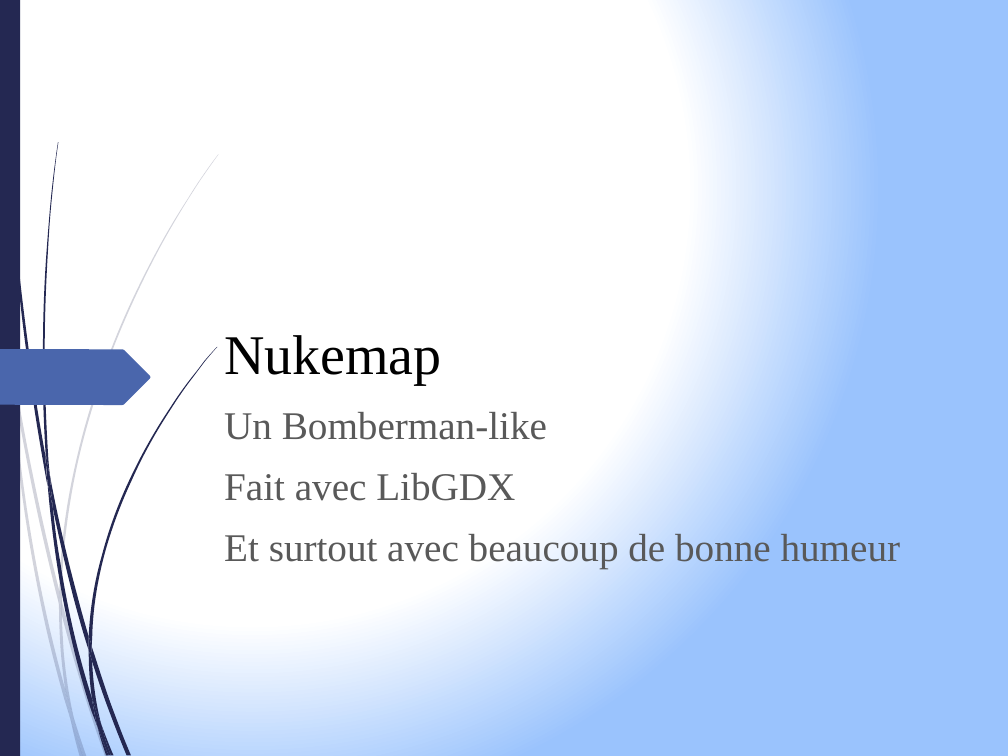
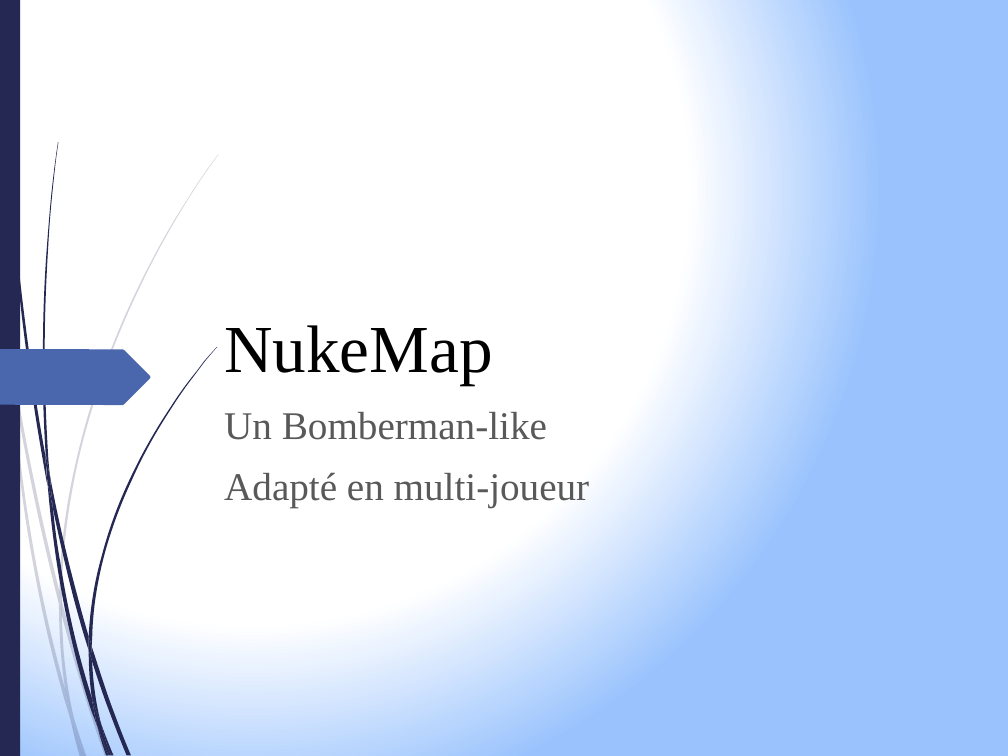
Before and after one commit to manalito/nukemap, a slide deck: slide 2 of presentation.pptx (slide 3 before the commit). Drawn at 1008x756 pixels with LibreOffice and Linux fonts; fonts in the diff are those of the drawing. Boxes give left, top, right and bottom in pixels: in the first picture for what was removed or moved away, otherwise in the second. Text is boxed around its words. In the diff, an @@ line names an element or a change of style, - is before the commit and + after.

```diff
--- a/presentation.pptx
+++ b/presentation.pptx
@@ title at (224, 325, 493, 384): text changed; size 40 to 48 pt @@
-Nukemap
+NukeMap
@@ text at (224, 472, 590, 507): text changed @@
-Fait avec LibGDX
-Et surtout avec beaucoup de bonne humeur
+Adapté en multi-joueur
```
Also in this commit, not shown: 4 other slides changed, 1 slide added, 1 slide removed, 1 other file.
